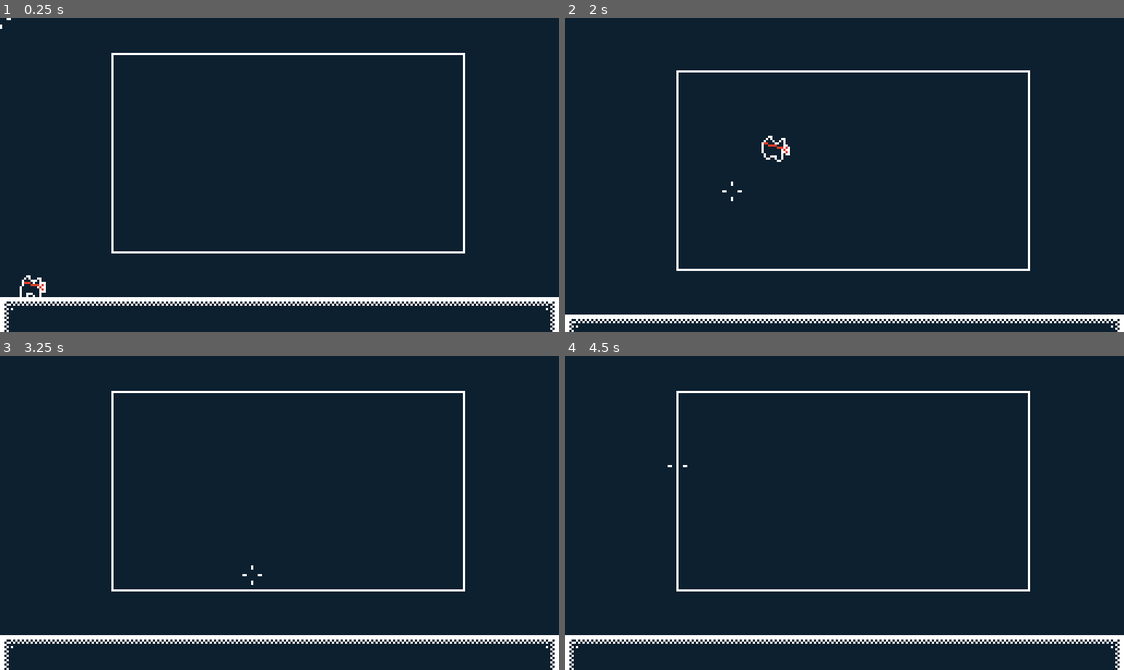
Above: before the commit, frames 1-4 (two rows, left to right).
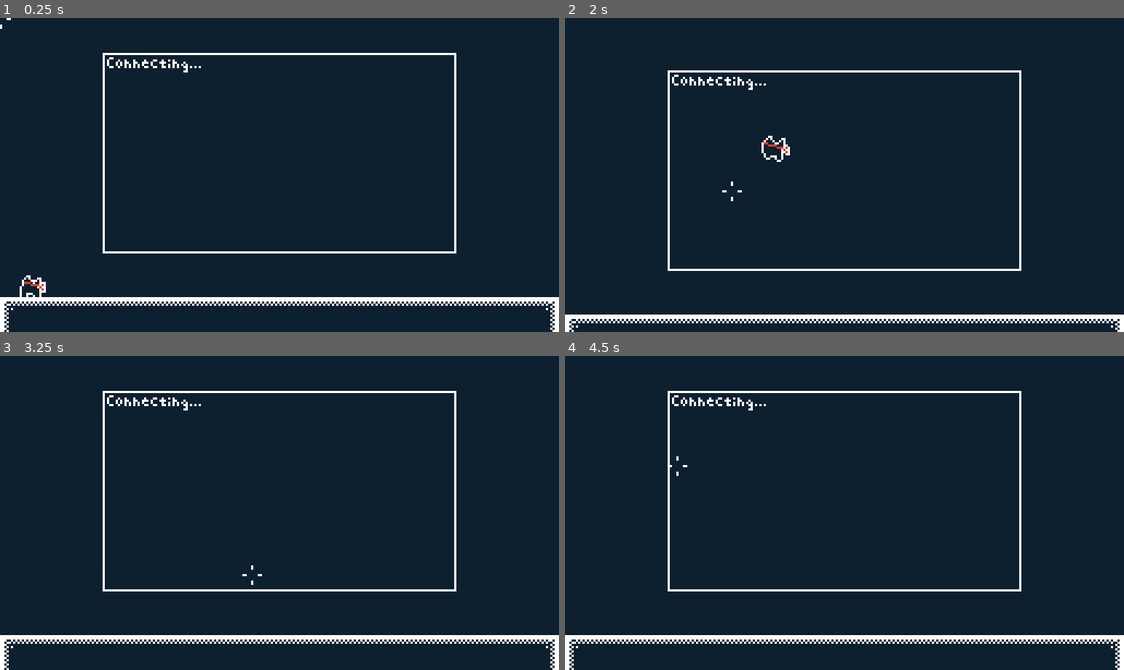
Above: after the commit, the same moments.

Repository: rageboi1011/monorun
Game: Godot game, scene res://scenes/test.tscn
Same seed, same stepped clock (60 frames per second), same inputs: the game is played once before the commit and once after it.
Inputs (mouse positions are in pixels of both pictures, inside the frame that each line leads up to):
- Up to frame 1 (0.25 s): no input
- Up to frame 2 (2 s): move the mouse to (967, 159) at 0.52 s; hold S (D) 0.53-1.28 s; tap Space (JUMP) at 0.77, 1.52 s; move the mouse to (732, 190) at 1.27 s; tap Shift (DASH) at 1.35 s
- Up to frame 3 (3.25 s): move the mouse to (335, 443) at 2.02 s; hold A (L) 2.03-2.78 s; move the mouse to (251, 575) at 2.77 s; tap D (R) at 2.85 s; tap Space (JUMP) at 3.02 s
- Up to frame 4 (4.5 s): tap Enter at 3.5 s; move the mouse to (1012, 560) at 3.52 s; hold S (D) 3.53-4.28 s; tap Space (JUMP) at 3.77, 4.25 s; move the mouse to (676, 465) at 4.27 s; tap Shift (DASH) at 4.35 s

The runs differ from the first frame. In frame 1, 1.2% of the frame differs, in the area x 18-84%, y 11-75%; in frame 2, 1.2%; in frame 3, 1.2%; in frame 4, 1.2%.

Commit message:
STUFF

Diff:
--- a/scenes/test.tscn
+++ b/scenes/test.tscn
@@ -24,13 +24,13 @@
 
 [node name="Terminal" type="Sprite" parent="."]
 use_parent_material = true
-position = Vector2( 660, 310 )
+position = Vector2( 640, 310 )
 texture = ExtResource( 7 )
 
 [node name="Label" type="Label" parent="."]
-margin_left = 265.0
+margin_left = 245.0
 margin_top = 90.0
-margin_right = 1055.0
+margin_right = 1035.0
 margin_bottom = 530.0
 custom_fonts/font = ExtResource( 6 )
 autowrap = true
--- a/scripts/scene_test.gd
+++ b/scripts/scene_test.gd
@@ -15,6 +15,7 @@
 		TRAIL_CONT.use_parent_material = true
 		add_child_below_node($Label, PLAYER_CONT)
 
+	add_line("Connecting...")
 	WsClient.connect_to_url("wss://MonorunSignalingServer.donovanedwards.repl.co")
 	WsClient.connect("ws_connect", self, "_ws_connected")
 	WsClient.connect("new_data", self, "_ws_data")
